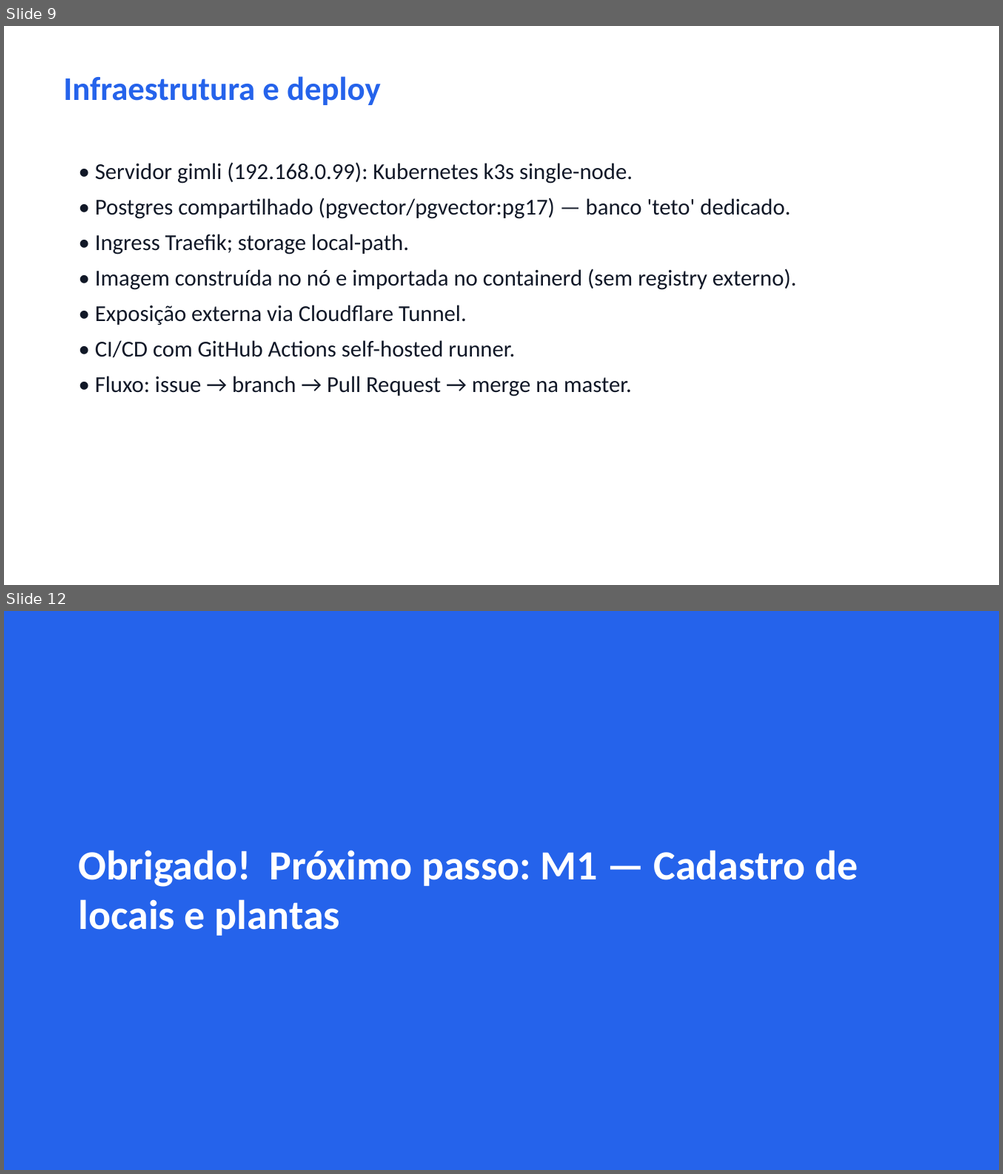
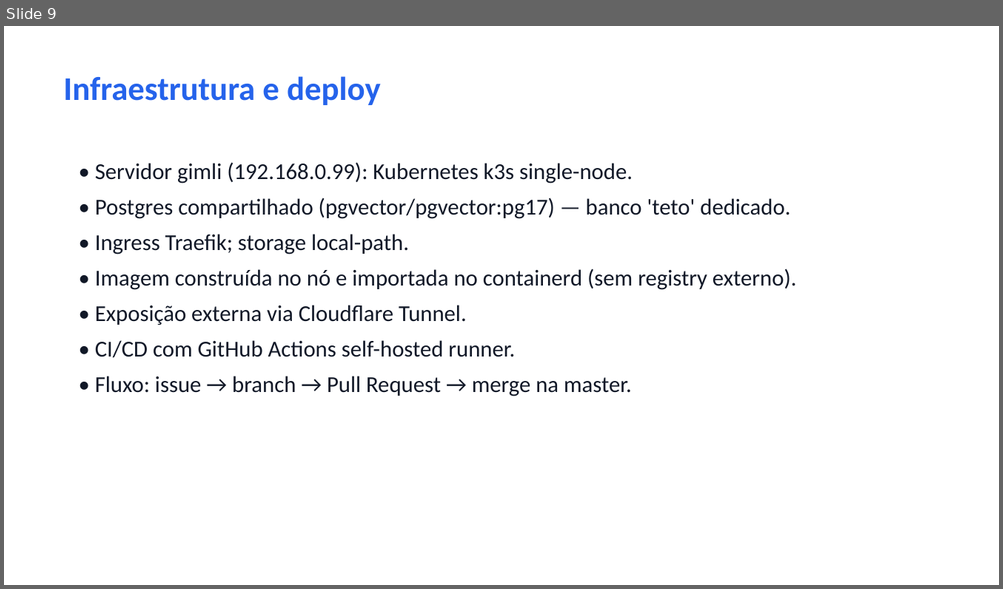
Before and after one commit to munifgebara/ceilingimagelocalization, a slide deck: docs/apresentacao/Localizacao-Indoor-Teto.pptx. Shown one above the other, each under a label of ours: slides 9 and 12 before the commit, slide 9 after it; the slides between them are not shown. The pictures are 1003x1174 and 1003x589 pixels, drawn with LibreOffice and Linux fonts; fonts in the diff are those of the drawing. Boxes give left, top, right and bottom in pixels: in the first picture for what was removed or moved away, otherwise in the second. Text is boxed around its words. In the diff, an @@ line names an element or a change of style, - is before the commit and + after.

```diff
--- a/docs/apresentacao/Localizacao-Indoor-Teto.pptx
+++ b/docs/apresentacao/Localizacao-Indoor-Teto.pptx
@@ slide 12 removed at box(4, 611, 999, 1170), background #2563EB @@
@@ text removed at box(79, 850, 858, 936) @@
-Obrigado! Próximo passo: M1 — Cadastro de locais e plantas
```
Also in this commit, not shown: 2 slides changed, 2 slides added, 1 other file.
